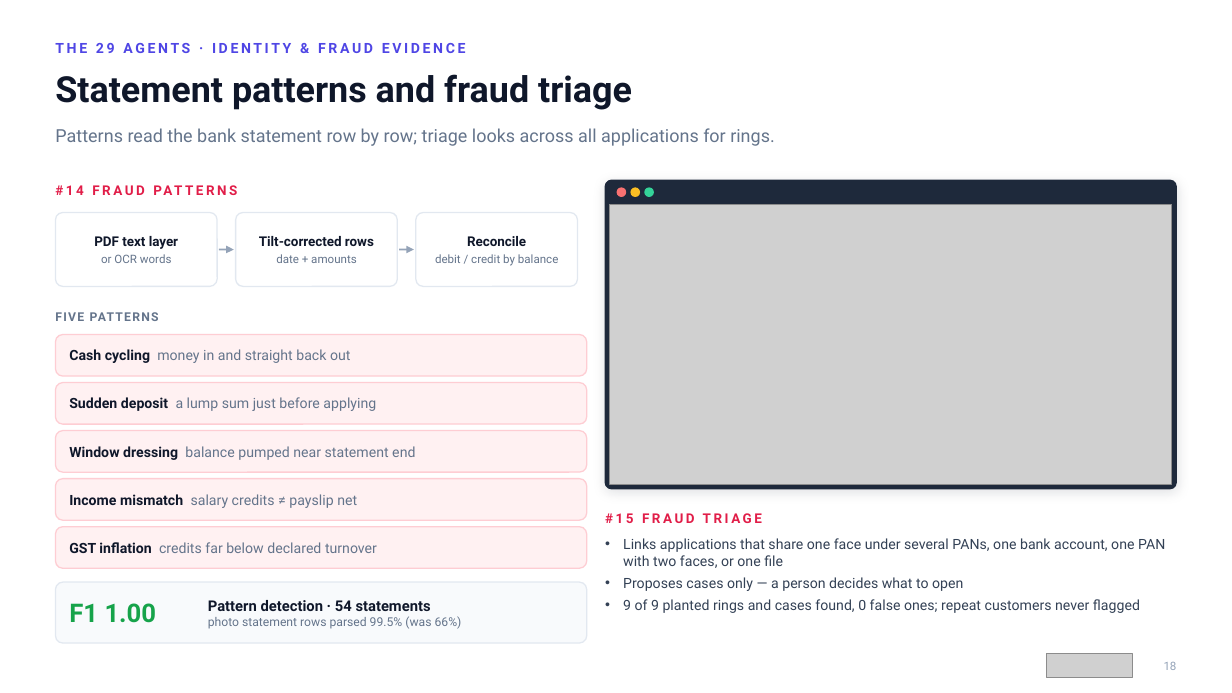
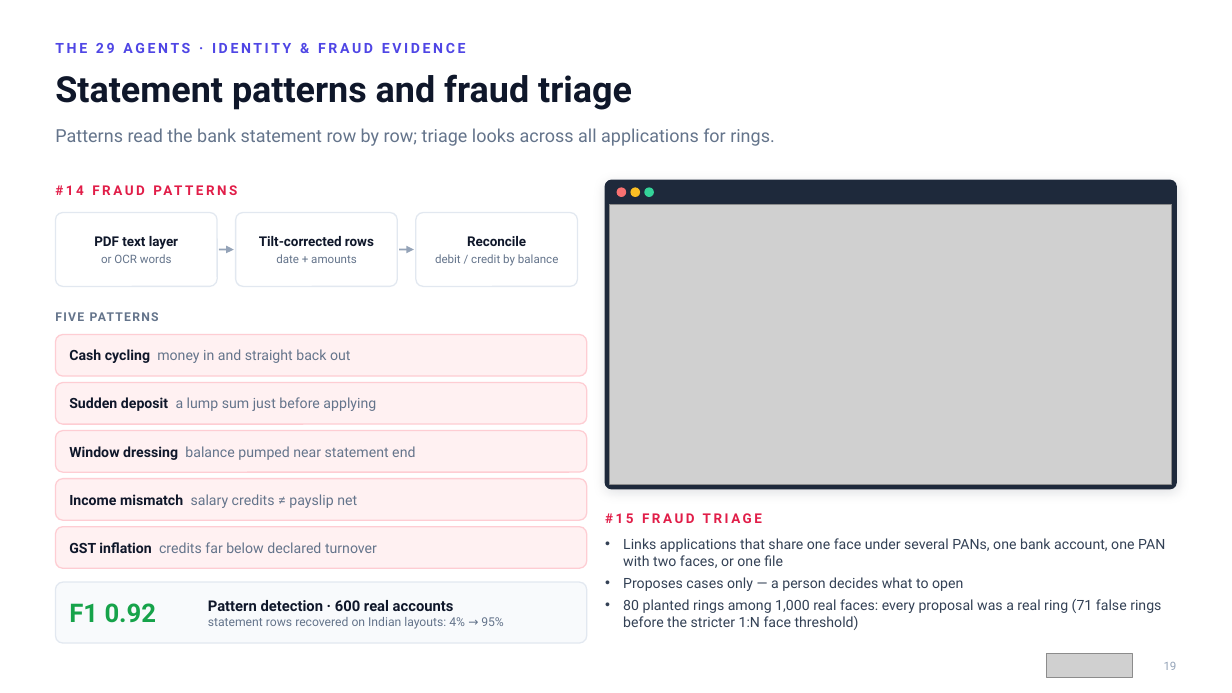
Before and after one commit to ShreyasBile/FinSight, a slide deck: slide 19 of docs/reports/07-FinSight-Project-Presentation.pptx (slide 18 before the commit). Drawn at 1232x693 pixels with LibreOffice and Linux fonts; fonts in the diff are those of the drawing; grey boxes stand for pictures. Boxes give left, top, right and bottom in pixels: in the first picture for what was removed or moved away, otherwise in the second. Text is boxed around its words. In the diff, an @@ line names an element or a change of style, - is before the commit and + after.

```diff
--- a/docs/reports/07-FinSight-Project-Presentation.pptx
+++ b/docs/reports/07-FinSight-Project-Presentation.pptx
@@ text at [623,599,1161,630]: text changed @@
-• 9 of 9 planted rings and cases found, 0 false ones; repeat customers never flagged
+• 80 planted rings among 1,000 real faces: every proposal was a real ring (71 false rings before the stricter 1:N face threshold)
@@ text at [69,603,157,623]: text changed @@
-F1 1.00
+F1 0.92
@@ text at [208,600,504,629]: text changed @@
-Pattern detection · 54 statements
-photo statement rows parsed 99.5% (was 66%)
+Pattern detection · 600 real accounts
+statement rows recovered on Indian layouts: 4% → 95%
```
Also in this commit, not shown: 36 other slides changed, 4 slides added, 1 slide removed, 26 other files.
